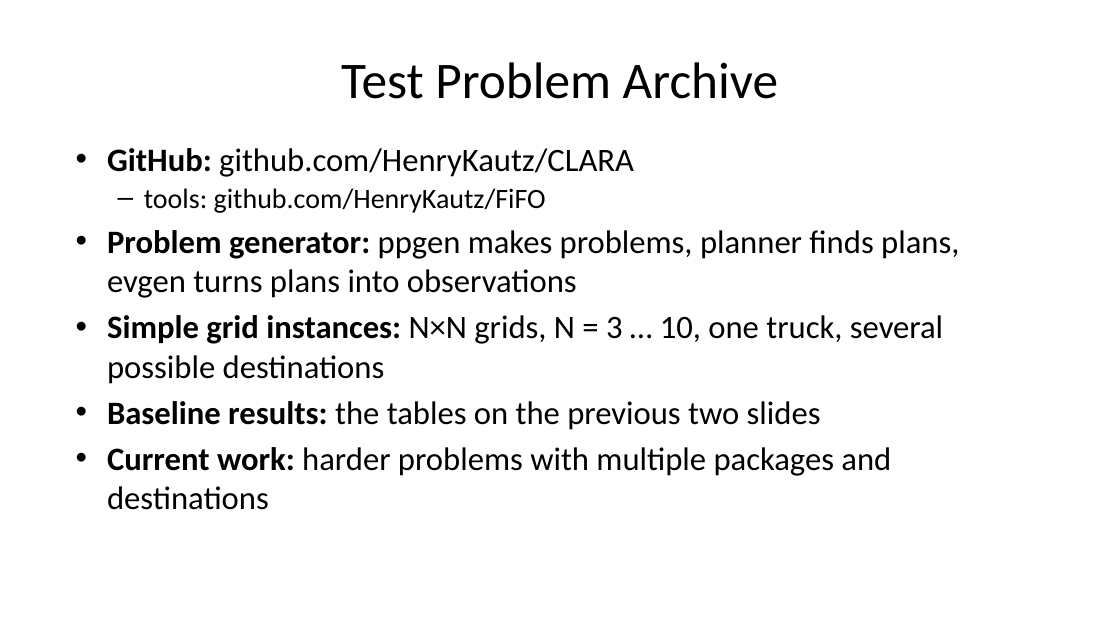
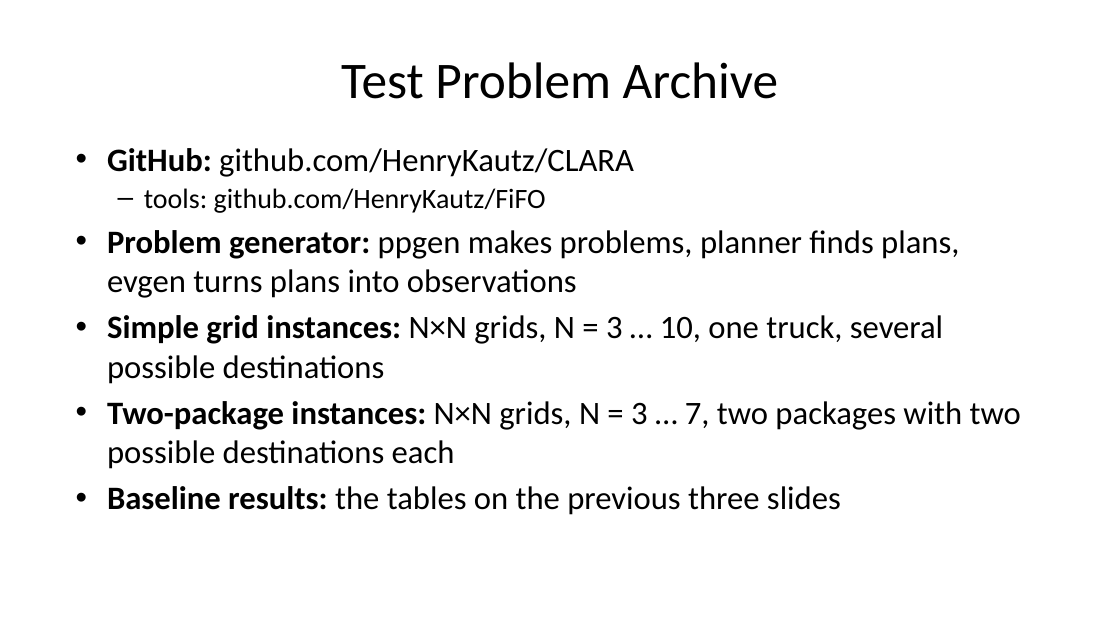
Before and after one commit to HenryKautz/CLARA-slides, a slide deck: slide 12 of CLARA-slides.pptx (slide 11 before the commit). Drawn at 1120x630 pixels with LibreOffice and Linux fonts; fonts in the diff are those of the drawing. Boxes give left, top, right and bottom in pixels: in the first picture for what was removed or moved away, otherwise in the second. Text is boxed around its words. In the diff, an @@ line names an element or a change of style, - is before the commit and + after.

```diff
--- a/CLARA-slides.pptx
+++ b/CLARA-slides.pptx
@@ text at [107,401,1021,515]: text changed @@
-• Baseline results: the tables on the previous two slides
-• Current work: harder problems with multiple packages and destinations
+• Two-package instances: N×N grids, N = 3 … 7, two packages with two possible destinations each
+• Baseline results: the tables on the previous three slides
```
Also in this commit, not shown: 1 slide added, 2 other files.
